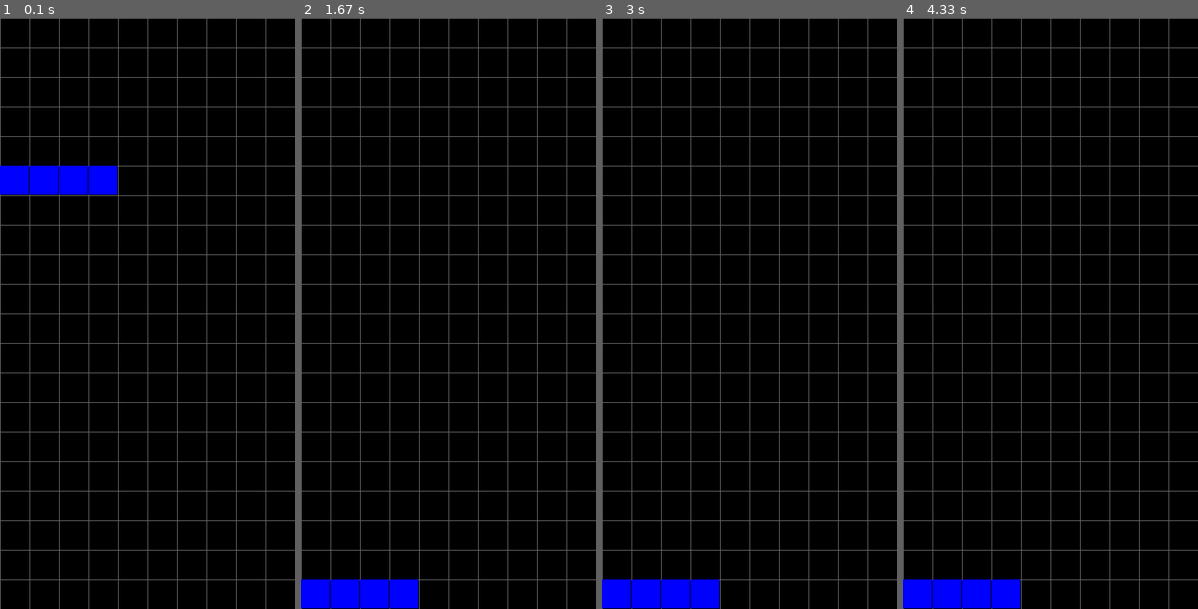
Above: before the commit, frames 1-4 (left to right).
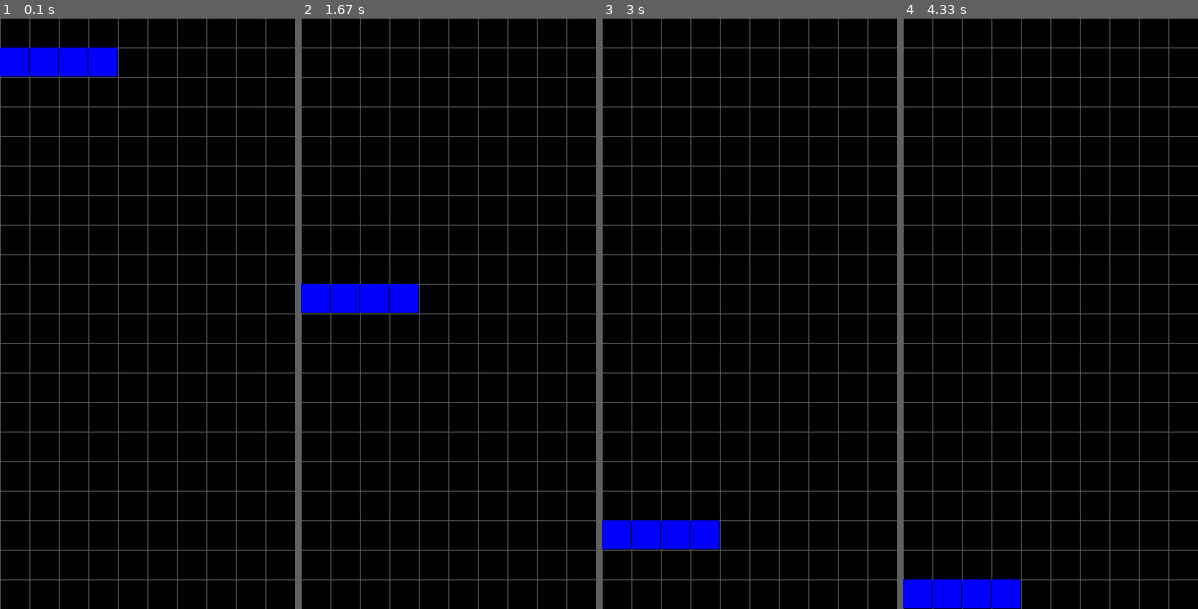
Above: after the commit, the same moments.

Repository: MrGio7/Tetris-pygame
Game: pygame game, started from main.py
Same seed, same stepped clock (60 frames per second), same inputs: the game is played once before the commit and once after it.
Inputs:
- Up to frame 1 (0.1 s): no input
- Up to frame 2 (1.67 s): no input
- Up to frame 3 (3 s): no input
- Up to frame 4 (4.33 s): no input

The runs differ from the first frame. In frame 1, 3.8% of the frame differs, in the area x 0-40%, y 5-30%; in frame 2, 3.8%; in frame 3, 3.8%; in frame 4, nothing differs.

Commit message:
added block drop

Diff:
--- a/blocks.py
+++ b/blocks.py
@@ -12,6 +12,7 @@
         self.block5 = []
         self.block6 = []
         self.block7 = []
+        self.update = 0
 
     def block_init(self):
         for i in range(4):
@@ -25,7 +26,10 @@
                 pygame.draw.rect(self.screen, self.BLUE, [ch[0], ch[1], self.size - 1, self.size - 1], width=0)
 
     def block_drop(self):
-        for obj in self.blocks:
-            for ch in obj:
-                if ch[1] < self.height - self.size:
-                    ch[1] += self.size
+        self.update += 1
+        if self.update > 10:
+            for obj in self.blocks:
+                for ch in obj:
+                    if ch[1] < self.height - self.size:
+                        ch[1] += self.size
+            self.update = 0
